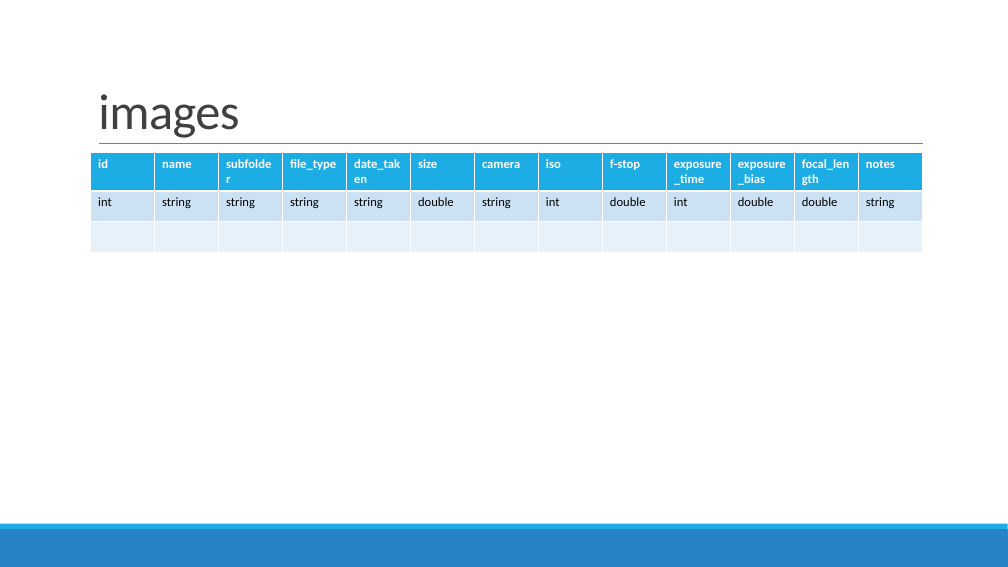
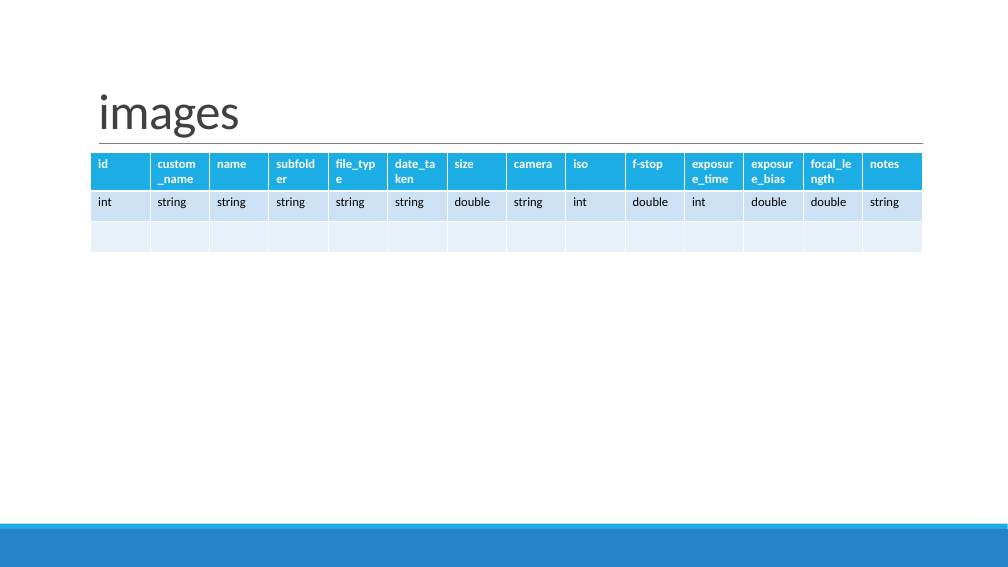
Before and after one commit to LuckyLuke-n/PicturePerfect, a slide deck: slide 3 of Documentation/sqlite.pptx. Drawn at 1008x567 pixels with LibreOffice and Linux fonts; fonts in the diff are those of the drawing. Boxes give left, top, right and bottom in pixels: in the first picture for what was removed or moved away, otherwise in the second. Text is boxed around its words. In the diff, an @@ line names an element or a change of style, - is before the commit and + after.

```diff
--- a/Documentation/sqlite.pptx
+++ b/Documentation/sqlite.pptx
@@ table at [91, 153, 927, 252] @@
+column 2: custom_name | string | 
```
Also in this commit, not shown: 5 other files.
